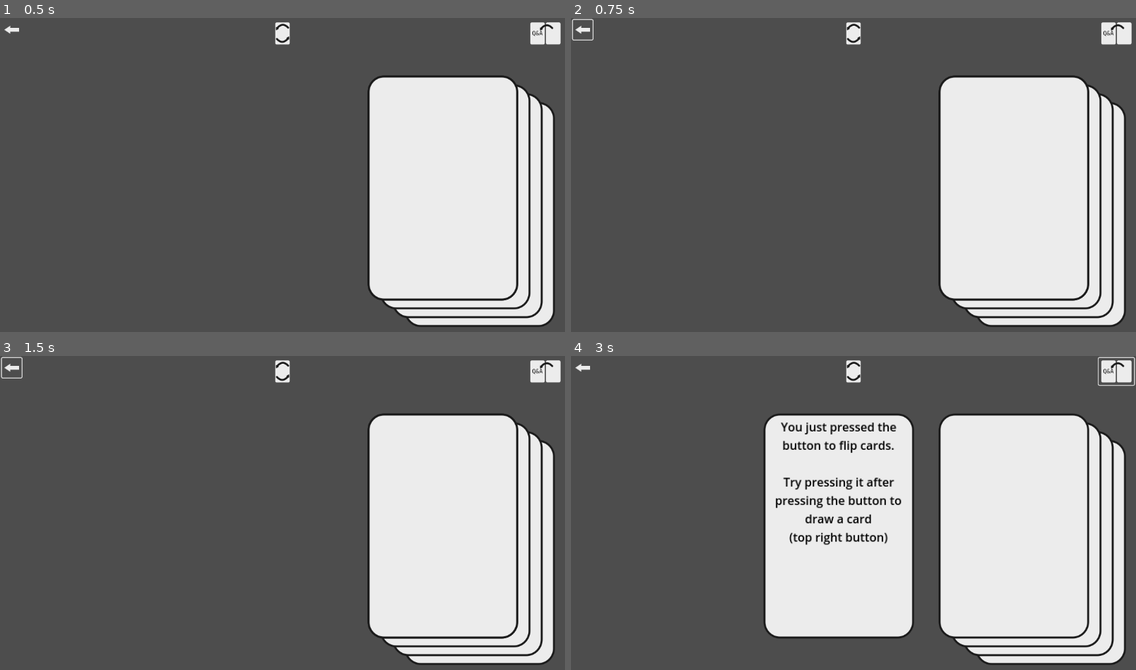
Above: before the commit, frames 1-4 (two rows, left to right).
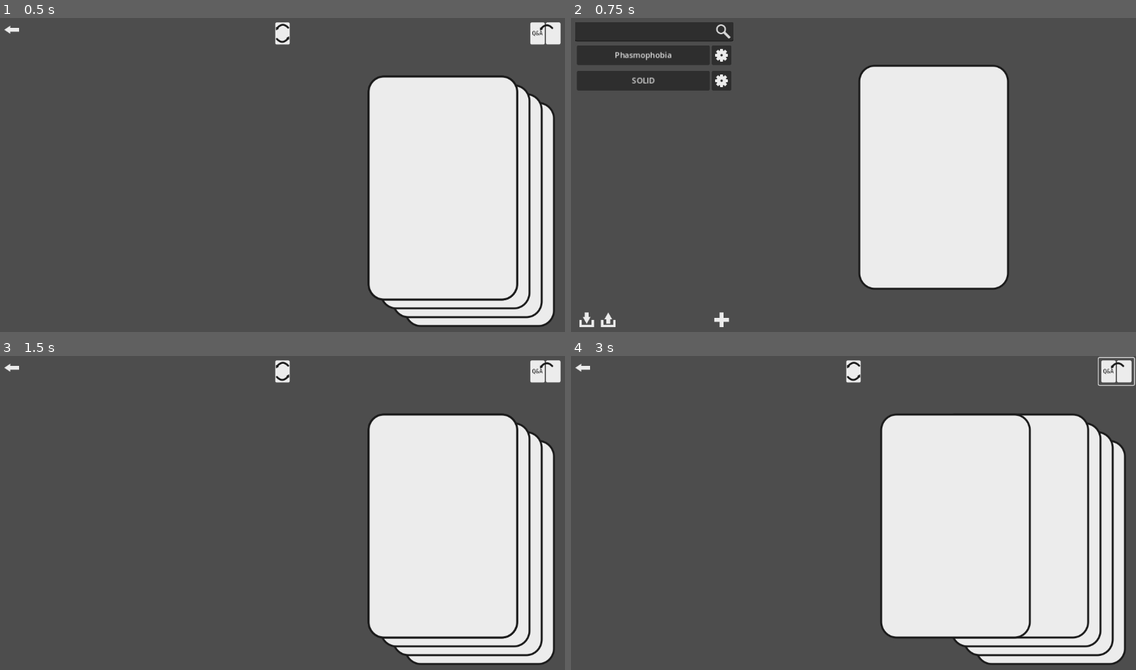
Above: after the commit, the same moments.

Repository: la-game/la-blank-cards
Game: Godot game, scene res://scenes/play_deck/play_deck.tscn
Two runs of this game, one before a commit and one after it. Both use one fixed random seed, a clock stepped at 60 frames per second and the inputs below. This scene is started directly instead of the project's main scene.
Inputs (mouse positions are in pixels of both pictures, inside the frame that each line leads up to):
- Up to frame 1 (0.5 s): no input
- Up to frame 2 (0.75 s): click (582, 30) at 0.5 s
- Up to frame 3 (1.5 s): click (73, 393) at 1.25 s, where only the run after the commit has a clickable "Phasmophobia"
- Up to frame 4 (3 s): click (853, 371) at 2 s; click (1119, 371) at 2.75 s

Frame 1 is identical in both runs. In frame 2, 34% of the frame differs, in the area x 0-100%, y 0-99%; in frame 3, less than 0.1%; in frame 4, 19%.
Error in both runs: Invalid access to property or key 'cards' on a base object of type 'Nil'. (res://scenes/play_deck/play_deck.gd:32)

Commit message:
Fix fix changes, i don't know... this is a prototype

Diff:
--- a/project.godot
+++ b/project.godot
@@ -23,6 +23,10 @@
 
 window/stretch/mode="canvas_items"
 
+[editor]
+
+export/convert_text_resources_to_binary=false
+
 [rendering]
 
 renderer/rendering_method="gl_compatibility"
--- a/scenes/config_deck/config_deck.tscn
+++ b/scenes/config_deck/config_deck.tscn
@@ -1,10 +1,11 @@
-[gd_scene load_steps=7 format=3 uid="uid://d4hu7mopo2lts"]
+[gd_scene load_steps=8 format=3 uid="uid://d4hu7mopo2lts"]
 
 [ext_resource type="Texture2D" uid="uid://cv8lwnqvxifr8" path="res://sprites/blank_card.svg" id="1_3i5bc"]
 [ext_resource type="Script" path="res://scenes/config_deck/config_deck.gd" id="1_xnd66"]
 [ext_resource type="Texture2D" uid="uid://b6vl0eqmner2f" path="res://sprites/arrow_left.svg" id="3_c7mlf"]
 [ext_resource type="Texture2D" uid="uid://03titiofygao" path="res://sprites/plus_text.svg" id="3_dvmiq"]
 [ext_resource type="Texture2D" uid="uid://bdktkmddnkmf0" path="res://sprites/plus_card.svg" id="4_hosud"]
+[ext_resource type="Texture2D" uid="uid://xx6xf6huhpfh" path="res://sprites/trash.svg" id="5_uxt0t"]
 [ext_resource type="Texture2D" uid="uid://cjoyw6qre8k4a" path="res://sprites/flip_card.svg" id="6_ux0il"]
 
 [node name="ConfigDeck" type="MarginContainer"]
@@ -98,6 +99,11 @@
 icon = ExtResource("4_hosud")
 flat = true
 
+[node name="Button4" type="Button" parent="Container/LeftContainer/Container/EndContainer/HBoxContainer"]
+layout_mode = 2
+icon = ExtResource("5_uxt0t")
+flat = true
+
 [node name="RightContainer" type="HBoxContainer" parent="Container"]
 layout_mode = 2
 size_flags_horizontal = 3
--- a/scenes/menu/menu.gd
+++ b/scenes/menu/menu.gd
@@ -51,12 +51,13 @@
 
 	for file in reader.get_files():
 		var bytes = reader.read_file(file)
-		var tmp = FileAccess.open("user://temporary.tres", FileAccess.WRITE)
+		var filename = "%s/%s.tres" % [Decks.USER_TEMPLATES, Decks.decks.size()]
+		var tmp = FileAccess.open(filename, FileAccess.WRITE)
 
 		tmp.store_buffer(bytes)
 		tmp.close()
 
-		var deck = load("user://temporary.tres")
+		var deck = load(filename)
 
 		if deck:
 			Decks.decks.append(deck)
--- a/scenes/menu/menu.tscn
+++ b/scenes/menu/menu.tscn
@@ -1,8 +1,9 @@
-[gd_scene load_steps=6 format=3 uid="uid://c5g5bpjgqf3f7"]
+[gd_scene load_steps=7 format=3 uid="uid://c5g5bpjgqf3f7"]
 
 [ext_resource type="Texture2D" uid="uid://cv8lwnqvxifr8" path="res://sprites/blank_card.svg" id="1_eebi7"]
 [ext_resource type="Script" path="res://scenes/menu/menu.gd" id="1_f2un7"]
 [ext_resource type="Texture2D" uid="uid://d0iur3ixjxjly" path="res://sprites/import.svg" id="2_34vtk"]
+[ext_resource type="Texture2D" uid="uid://byv4hoxifrb8m" path="res://sprites/magnifying_glass.svg" id="2_54kns"]
 [ext_resource type="Texture2D" uid="uid://kjuxqq3gqcem" path="res://sprites/plus.svg" id="2_y4wfd"]
 [ext_resource type="Texture2D" uid="uid://cstv5jgdvyibg" path="res://sprites/export.svg" id="3_2ynxl"]
 
@@ -36,6 +37,7 @@
 [node name="LineEdit" type="LineEdit" parent="Container/LeftContainer/Container"]
 layout_mode = 2
 size_flags_horizontal = 3
+right_icon = ExtResource("2_54kns")
 
 [node name="Options" type="VBoxContainer" parent="Container/LeftContainer/Container"]
 layout_mode = 2
--- a/scenes/play_deck/play_deck.gd
+++ b/scenes/play_deck/play_deck.gd
@@ -86,3 +86,7 @@
 			card_image.texture = ImageTexture.create_from_image(card.image_answer)
 		else:
 			card_image.texture = null
+
+
+func go_to_menu() -> void:
+	get_tree().change_scene_to_file("res://scenes/menu/menu.tscn")
--- a/scenes/play_deck/play_deck.tscn
+++ b/scenes/play_deck/play_deck.tscn
@@ -361,5 +361,6 @@
 "": SubResource("AnimationLibrary_1e2fq")
 }
 
+[connection signal="pressed" from="Container/Back" to="." method="go_to_menu"]
 [connection signal="pressed" from="Container/Flip" to="AnimationPlayer" method="queue" binds= ["FLIP"]]
 [connection signal="pressed" from="Container/Draw" to="." method="draw_card"]
--- a/scenes/singletons/decks/decks.gd
+++ b/scenes/singletons/decks/decks.gd
@@ -46,7 +46,7 @@
 
 		if not deck is Deck:
 			printerr("File is not a deck. File name: ", filename)
-			return false
+			continue
 
 		decks.append(deck)
 
--- /dev/null
+++ b/sprites/magnifying_glass.svg
@@ -0,0 +1,75 @@
+<?xml version="1.0" encoding="UTF-8" standalone="no"?>
+<!-- Created with Inkscape (http://www.inkscape.org/) -->
+
+<svg
+   width="32"
+   height="32"
+   viewBox="0 0 32 32"
+   version="1.1"
+   id="svg1"
+   inkscape:version="1.3 (1:1.3+202307231459+0e150ed6c4)"
+   sodipodi:docname="magnifying_glass.svg"
+   xmlns:inkscape="http://www.inkscape.org/namespaces/inkscape"
+   xmlns:sodipodi="http://sodipodi.sourceforge.net/DTD/sodipodi-0.dtd"
+   xmlns="http://www.w3.org/2000/svg"
+   xmlns:svg="http://www.w3.org/2000/svg">
+  <sodipodi:namedview
+     id="namedview1"
+     pagecolor="#ffffff"
+     bordercolor="#111111"
+     borderopacity="1"
+     inkscape:showpageshadow="false"
+     inkscape:pageopacity="0"
+     inkscape:pagecheckerboard="1"
+     inkscape:deskcolor="#afafaf"
+     inkscape:document-units="px"
+     showgrid="true"
+     labelstyle="default"
+     inkscape:zoom="23.261953"
+     inkscape:cx="17.517876"
+     inkscape:cy="15.239477"
+     inkscape:window-width="1920"
+     inkscape:window-height="1011"
+     inkscape:window-x="1920"
+     inkscape:window-y="32"
+     inkscape:window-maximized="1"
+     inkscape:current-layer="layer1">
+    <inkscape:grid
+       id="grid1"
+       units="px"
+       originx="0"
+       originy="0"
+       spacingx="1"
+       spacingy="1"
+       empcolor="#0099e5"
+       empopacity="0.30196078"
+       color="#0099e5"
+       opacity="0.14901961"
+       empspacing="8"
+       dotted="false"
+       gridanglex="30"
+       gridanglez="30"
+       visible="true" />
+  </sodipodi:namedview>
+  <defs
+     id="defs1" />
+  <g
+     inkscape:label="Layer 1"
+     inkscape:groupmode="layer"
+     id="layer1">
+    <path
+       id="path1"
+       style="fill:#ececec;stroke-width:3.76535;stroke-linecap:round;stroke-linejoin:round"
+       d="M 11 1 A 10 10 0 0 0 1 11 A 10 10 0 0 0 11 21 A 10 10 0 0 0 21 11 A 10 10 0 0 0 11 1 z M 11 4 A 7 7 0 0 1 18 11 A 7 7 0 0 1 11 18 A 7 7 0 0 1 4 11 A 7 7 0 0 1 11 4 z " />
+    <rect
+       style="fill:#ececec;fill-opacity:1;stroke-width:9.10537;stroke-linecap:round;stroke-linejoin:round"
+       id="rect2"
+       width="16"
+       height="5"
+       x="24.693073"
+       y="-2.5"
+       rx="0.63856447"
+       ry="0.90162611"
+       transform="rotate(45)" />
+  </g>
+</svg>
--- /dev/null
+++ b/templates/phasmophobia.tres
@@ -0,0 +1,184 @@
+[gd_resource type="Resource" script_class="Deck" load_steps=27 format=3 uid="uid://cwvyndpmx2387"]
+
+[ext_resource type="Script" path="res://data/card.gd" id="1_iuj4s"]
+[ext_resource type="Script" path="res://data/deck.gd" id="1_mbun8"]
+
+[sub_resource type="Resource" id="Resource_mbtfi"]
+script = ExtResource("1_iuj4s")
+question = "Banshee"
+answer = "Will target only one player at a time.
+
+Has a distinctive wail on the Parabolic Microphone."
+
+[sub_resource type="Resource" id="Resource_7k2vf"]
+script = ExtResource("1_iuj4s")
+question = "Demon"
+answer = "Can initiate hunts more often.
+Can hunt at max sanity.
+
+Crucifix range is 50% larger than placement range indicator."
+
+[sub_resource type="Resource" id="Resource_mv5bl"]
+script = ExtResource("1_iuj4s")
+question = "Deogen"
+answer = "Always knows where the player is during a hunt and moves very fast when going to their location.
+
+Moves very slowly when near its victim."
+
+[sub_resource type="Resource" id="Resource_ju6mx"]
+script = ExtResource("1_iuj4s")
+question = "Goryo"
+answer = "Can only enter a D.O.T.S. state when nobody is nearby.
+
+Cannot wander far from its room, or change favorite rooms."
+
+[sub_resource type="Resource" id="Resource_spsrw"]
+script = ExtResource("1_iuj4s")
+question = "Hantu"
+answer = "Lower temperatures allow the Hantu to move faster.
+
+Warmer areas slow the Hantu's movement.
+Will never turn the fuse box on.
+"
+
+[sub_resource type="Resource" id="Resource_wplo6"]
+script = ExtResource("1_iuj4s")
+question = "Jinn"
+answer = "If fuse box is on and a player is in line of sight, moves fast.
+
+Will never turn the fuse box off directly."
+
+[sub_resource type="Resource" id="Resource_ndi0a"]
+script = ExtResource("1_iuj4s")
+question = "Mare"
+answer = "Has an increased chance to attack in the dark.
+
+Turning the lights on will reduce the chance of an attack.
+Will occasionally turn lights off right away.
+Will never turn a light on."
+
+[sub_resource type="Resource" id="Resource_kbqqw"]
+script = ExtResource("1_iuj4s")
+question = "Moroi"
+answer = "Moves noticeably faster at low player sanity.
+Can curse players, making them lose sanity quicker than usual while in the investigation zone.
+
+Incense blinds the ghost for 50% longer during hunts."
+
+[sub_resource type="Resource" id="Resource_k3q8s"]
+script = ExtResource("1_iuj4s")
+question = "Myling"
+answer = "Produces quieter sounds during a hunt.
+
+Produces paranormal sounds more frequently on the Parabolic Microphone.
+"
+
+[sub_resource type="Resource" id="Resource_5ergb"]
+script = ExtResource("1_iuj4s")
+question = "Obake"
+answer = "Has a chance to not leave fingerprints when interacting with something.
+
+Has a small chance of leaving special fingerprints.
+Can quickly shapeshift into another model during a hunt."
+
+[sub_resource type="Resource" id="Resource_18phn"]
+script = ExtResource("1_iuj4s")
+question = "Oni"
+answer = "Increased activity when players are nearby.
+
+More visible during hunts."
+
+[sub_resource type="Resource" id="Resource_ds3df"]
+script = ExtResource("1_iuj4s")
+question = "Onryo"
+answer = "Every 3 flame extinguished will cause an Onryo to attack.
+
+Flames prevent attack (and count towards the three-flame rule).
+
+"
+
+[sub_resource type="Resource" id="Resource_ba6da"]
+script = ExtResource("1_iuj4s")
+question = "Phantom"
+answer = "Looking at a Phantom will lower the player's sanity considerably.
+
+Taking a photo of the Phantom will cause it to briefly disappear.
+Less visible during hunts."
+
+[sub_resource type="Resource" id="Resource_vw2yc"]
+script = ExtResource("1_iuj4s")
+question = "Poltergeist"
+answer = "Capable of throwing multiple objects at once."
+
+[sub_resource type="Resource" id="Resource_j84bh"]
+script = ExtResource("1_iuj4s")
+question = "Raiju"
+answer = "Moves faster near active electronic equipment."
+
+[sub_resource type="Resource" id="Resource_jjkau"]
+script = ExtResource("1_iuj4s")
+question = "Revenant"
+answer = "Moves significantly faster if the player location is known during a hunt.
+
+Moves very slowly when not chasing a player."
+
+[sub_resource type="Resource" id="Resource_lqvai"]
+script = ExtResource("1_iuj4s")
+question = "Shade"
+answer = "Don't interact or hunt if people are in the same room (exception: ghost writing)."
+
+[sub_resource type="Resource" id="Resource_pcs74"]
+script = ExtResource("1_iuj4s")
+question = "Spirit"
+answer = "Incense is more effective, preventing a hunt for longer."
+
+[sub_resource type="Resource" id="Resource_w18d6"]
+script = ExtResource("1_iuj4s")
+question = "Thaye"
+answer = "Entering the location makes it active, defensive.
+
+Becomes slower and less active over time.
+Do not speed up with player on line-of-sight."
+
+[sub_resource type="Resource" id="Resource_2rmsp"]
+script = ExtResource("1_iuj4s")
+question = "The Mimic"
+answer = "Can mimic the abilities and traits of other ghosts.
+
+Will present fake Ghost Orbs as secondary evidence."
+
+[sub_resource type="Resource" id="Resource_xbjjx"]
+script = ExtResource("1_iuj4s")
+question = "The Twins"
+answer = "Either twin may start a hunt, though not at the same time.
+One twin is slow, the other is fast.
+
+Will often interact with the environment at the same time but usually in different places."
+
+[sub_resource type="Resource" id="Resource_scadq"]
+script = ExtResource("1_iuj4s")
+question = "Wraith"
+answer = "Will occasionally teleport to a random player.
+
+Will not step in salt."
+
+[sub_resource type="Resource" id="Resource_4kap5"]
+script = ExtResource("1_iuj4s")
+question = "Yokai"
+answer = "Talking near the Yokai will anger it, increasing the chance to attack.
+
+Can only hear voices and sense eletronics close to it during a hunt."
+
+[sub_resource type="Resource" id="Resource_6n3ur"]
+script = ExtResource("1_iuj4s")
+question = "Yurei"
+answer = "Has a stronger effect on sanity.
+
+Using its ability causes it to shut doors.
+Incense make it return to favourite room for at least 60 seconds."
+
+[resource]
+script = ExtResource("1_mbun8")
+subject = "Phasmophobia"
+aliases = Array[String]([])
+cards = Array[ExtResource("1_iuj4s")]([SubResource("Resource_mbtfi"), SubResource("Resource_7k2vf"), SubResource("Resource_mv5bl"), SubResource("Resource_ju6mx"), SubResource("Resource_spsrw"), SubResource("Resource_wplo6"), SubResource("Resource_ndi0a"), SubResource("Resource_kbqqw"), SubResource("Resource_k3q8s"), SubResource("Resource_5ergb"), SubResource("Resource_18phn"), SubResource("Resource_ds3df"), SubResource("Resource_ba6da"), SubResource("Resource_vw2yc"), SubResource("Resource_j84bh"), SubResource("Resource_jjkau"), SubResource("Resource_lqvai"), SubResource("Resource_pcs74"), SubResource("Resource_w18d6"), SubResource("Resource_2rmsp"), SubResource("Resource_xbjjx"), SubResource("Resource_scadq"), SubResource("Resource_4kap5"), SubResource("Resource_6n3ur")])
--- a/templates/solid.tres
+++ b/templates/solid.tres
@@ -6,35 +6,42 @@
 [sub_resource type="Resource" id="Resource_ry5ox"]
 script = ExtResource("1_sq0sp")
 question = "What S stand for in SOLID?"
-answer = "Single-responsibility principle."
-image = ""
+answer = "Single Responsibility Principle
+
+Every class should have only one responsibility."
 
 [sub_resource type="Resource" id="Resource_635lb"]
 script = ExtResource("1_sq0sp")
 question = "What O stand for in SOLID?"
-answer = "Open-closed principle."
-image = ""
+answer = "Open-closed principle
+
+Open for extension and closed for modification."
 
 [sub_resource type="Resource" id="Resource_hicvx"]
 script = ExtResource("1_sq0sp")
 question = "What L stand for in SOLID?"
-answer = "Liskov substitution principle."
-image = ""
+answer = "Liskov substitution principle.
+
+Functions that use references to base classes must be able to use objects of derived classes without knowing it."
 
 [sub_resource type="Resource" id="Resource_mbqs4"]
 script = ExtResource("1_sq0sp")
 question = "What I stand for in SOLID?"
-answer = "Interface segregation principle."
-image = ""
+answer = "Interface segregation principle.
+
+Clients shouldn’t be forced to depend on methods they
+do not use."
 
 [sub_resource type="Resource" id="Resource_7l0hd"]
 script = ExtResource("1_sq0sp")
 question = "What D stand for in SOLID?"
-answer = "Dependency inversion principle."
-image = ""
+answer = "Dependency inversion principle.
+
+High-level modules and low-level should interact through abstractions.
+"
 
 [resource]
 script = ExtResource("2_dir15")
 subject = "SOLID"
-aliases = Array[String](["design principles"])
+aliases = Array[String](["Design principles"])
 cards = Array[ExtResource("1_sq0sp")]([SubResource("Resource_ry5ox"), SubResource("Resource_635lb"), SubResource("Resource_hicvx"), SubResource("Resource_mbqs4"), SubResource("Resource_7l0hd")])
Not shown, added: export_presets.cfg
Not shown, added: sprites/magnifying_glass.svg.import
